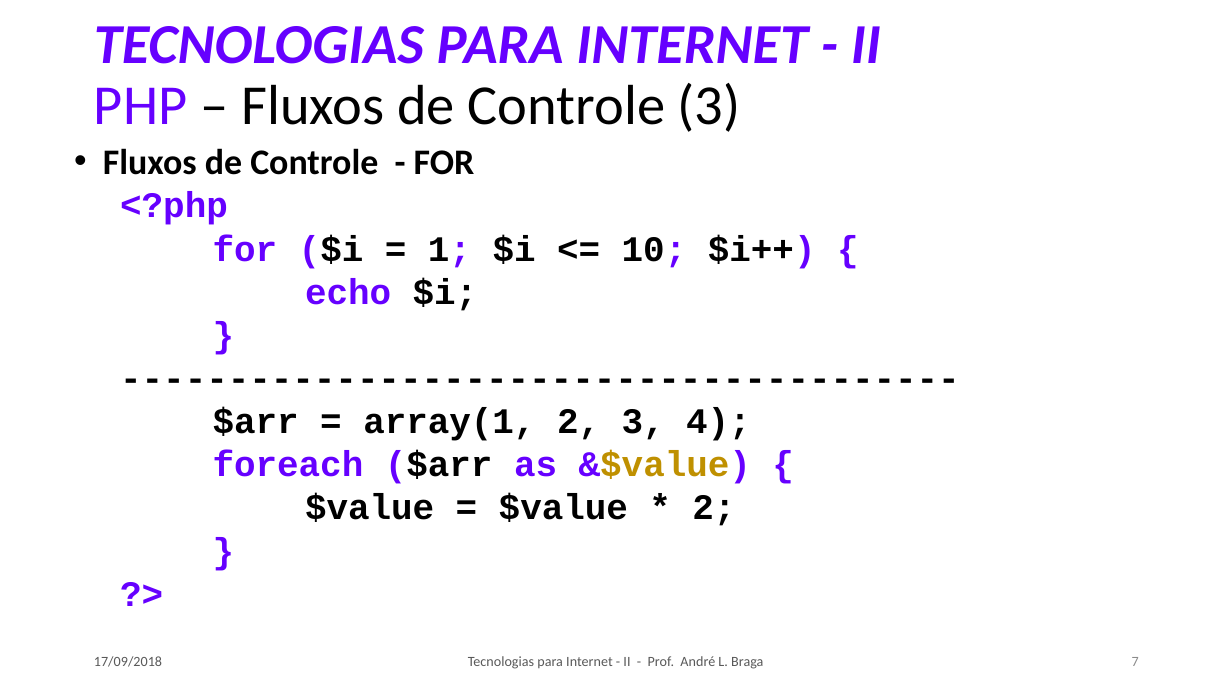
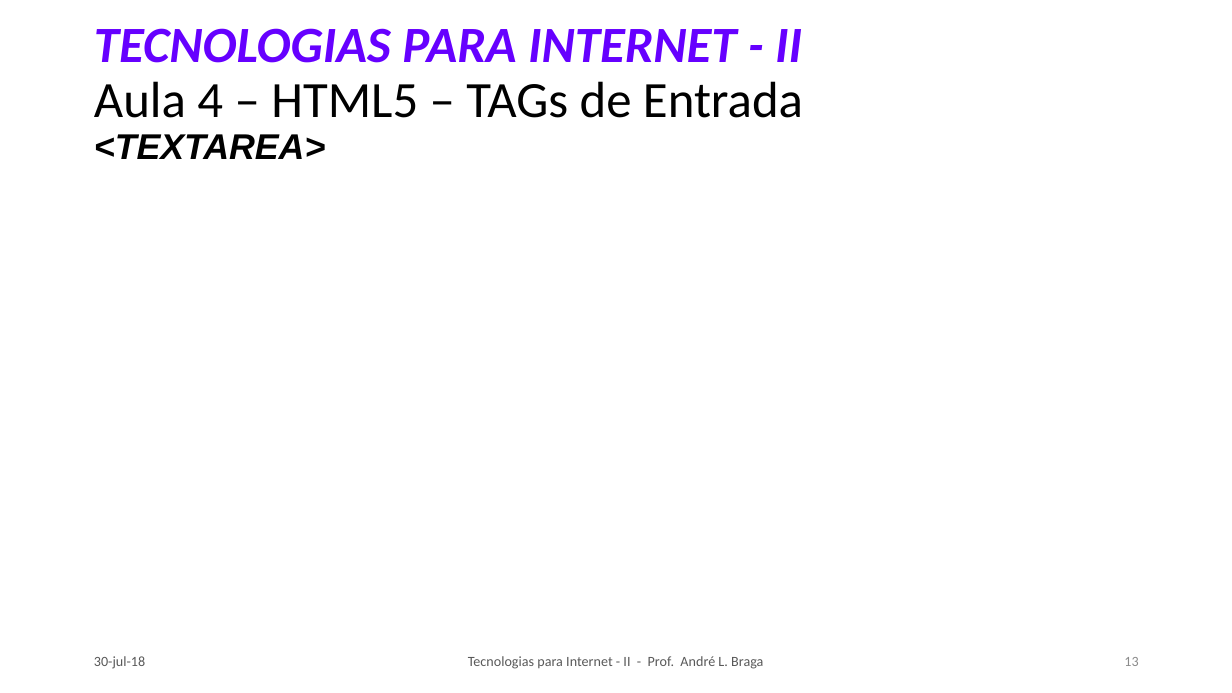
Before and after one commit to LeoCaronezi/CURSOS, a slide deck: slide 13 of TECNOLOGIAS PARA INTERNET II/SLIDES/TI-2_Aula_04.pptx (slide 7 before the commit). Drawn at 1232x693 pixels with LibreOffice and Linux fonts; fonts in the diff are those of the drawing. Boxes give left, top, right and bottom in pixels: in the first picture for what was removed or moved away, otherwise in the second. Text is boxed around its words. In the diff, an @@ line names an element or a change of style, - is before the commit and + after.

```diff
--- a/TECNOLOGIAS PARA INTERNET II/SLIDES/TI-2_Aula_04.pptx
+++ b/TECNOLOGIAS PARA INTERNET II/SLIDES/TI-2_Aula_04.pptx
@@ title at box(94, 28, 803, 159): text changed; size 44 to 39.6 pt; text colour #6600FF to #000000 @@
-TECNOLOGIAS PARA INTERNET - II
-PHP – Fluxos de Controle (3)
+TECNOLOGIAS PARA INTERNET - II
+Aula 4 – HTML5 – TAGs de Entrada
+<TEXTAREA>
@@ text removed at box(103, 148, 816, 526) @@
-• Fluxos de Controle - FOR
-  <?php
-  for ($i = 1; $i <= 10; $i++) {
-  echo $i;
-  }
-  ---------------------------------------
-  $arr = array(1, 2, 3, 4);
-  foreach ($arr as &$value) {
-  $value = $value * 2;
-  }
-  ?>
@@ text at box(94, 656, 145, 669): text changed @@
-17/09/2018
+30-jul-18
@@ page number at box(1124, 657, 1138, 666): text changed @@
-7
+13
```
Also in this commit, not shown: 6 other slides changed, 5 slides added, 8 slides removed, 7 other files.
